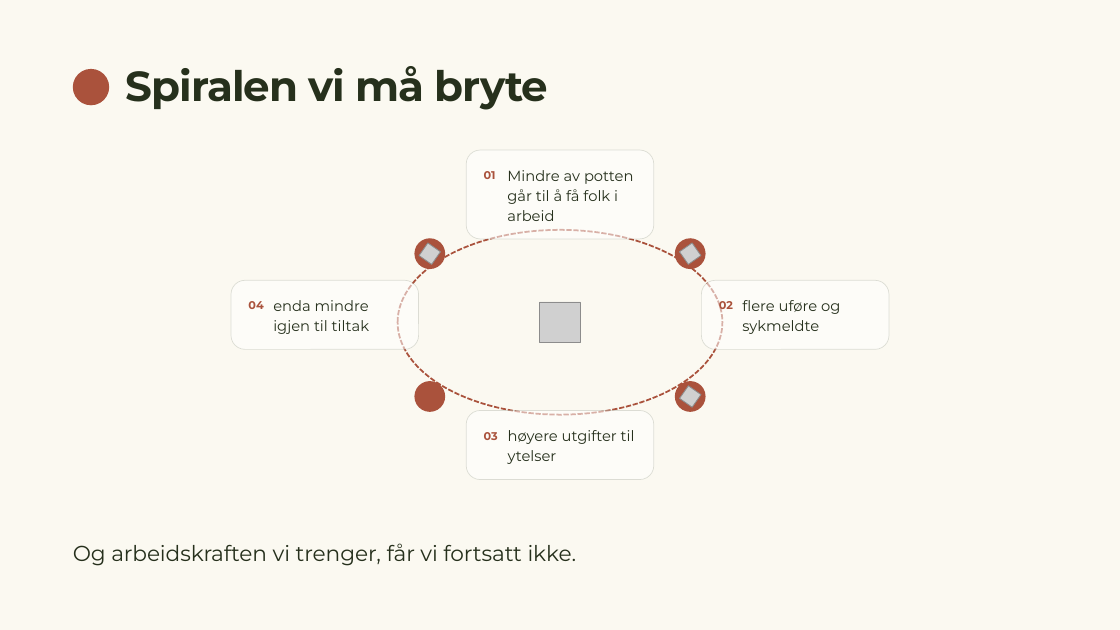
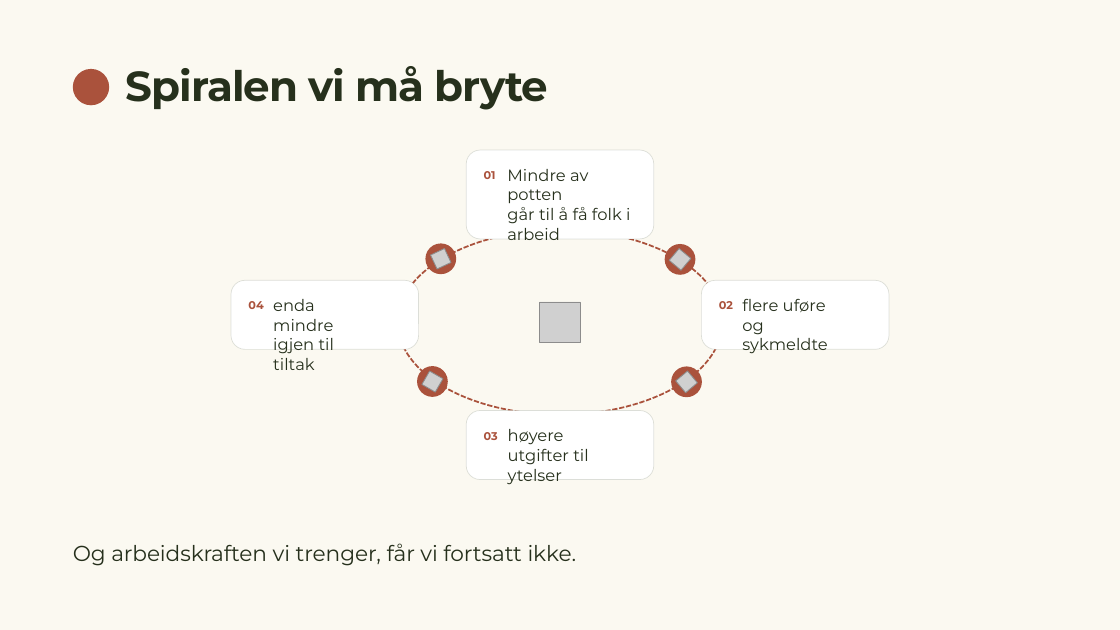
Before and after one commit to MarcusEvensen-Org/iarbeid-riketstilstand, a slide deck: slide 24 of Rikets tilstand 2026.pptx (slide 20 before the commit). Drawn at 1120x630 pixels with LibreOffice and Linux fonts; fonts in the diff are those of the drawing; grey boxes stand for pictures; background and template pictures are left out. Boxes give left, top, right and bottom in pixels: in the first picture for what was removed or moved away, otherwise in the second. Text is boxed around its words. In the diff, an @@ line names an element or a change of style, - is before the commit and + after.

```diff
--- a/Rikets tilstand 2026.pptx
+++ b/Rikets tilstand 2026.pptx
@@ text at <box>507,169,588,203</box>: size 12.6 to 14 pt in "Mindre av potten" @@
@@ text at <box>507,207,630,224</box>: paragraphs added @@
+går til å få folk i
+arbeid
@@ text removed at <box>507,189,618,204</box> @@
-går til å få folk i
@@ ellipse at <box>419,238,462,280</box>: rotation 0 to 30 degrees @@
@@ text removed at <box>507,210,554,221</box> @@
-arbeid
@@ picture at <box>431,249,451,269</box>: rotation 305 to 335 degrees @@
@@ ellipse at <box>661,241,699,279</box>: rotation 0 to 345 degrees @@
@@ picture at <box>669,249,690,270</box>: rotation 55 to 40 degrees @@
@@ fill #FFFFFF at 55% opacity to #FFFFFF in 4 elements at <box>466,150,654,239</box>, <box>702,281,889,350</box>, <box>466,411,654,480</box>, <box>231,281,418,350</box> @@
@@ text at <box>273,299,333,331</box>: size 12.6 to 14 pt in "enda mindre" @@
@@ text at <box>742,299,826,335</box>: size 12.6 to 14 pt in "flere uføre og" @@
@@ text removed at <box>273,320,369,334</box> @@
-igjen til tiltak
@@ text removed at <box>742,320,819,334</box> @@
-sykmeldte
@@ text at <box>273,338,334,370</box>: paragraph added @@
+igjen til tiltak
@@ text at <box>742,338,827,354</box>: paragraph added @@
+sykmeldte
@@ ellipse at <box>413,363,451,401</box>: rotation 0 to 15 degrees @@
@@ picture added at <box>422,371,443,392</box> @@
@@ ellipse at <box>668,363,706,401</box>: rotation 0 to 15 degrees @@
@@ picture at <box>676,371,697,392</box>: rotation 125 to 140 degrees @@
@@ text at <box>508,429,588,465</box>: size 12.6 to 14 pt in "høyere utgifter til" @@
@@ text at <box>508,469,562,485</box>: paragraph added @@
+ytelser
@@ text removed at <box>508,450,557,464</box> @@
-ytelser
```
Also in this commit, not shown: 19 other slides changed, 6 slides added, 2 slides removed, 2 other files.
